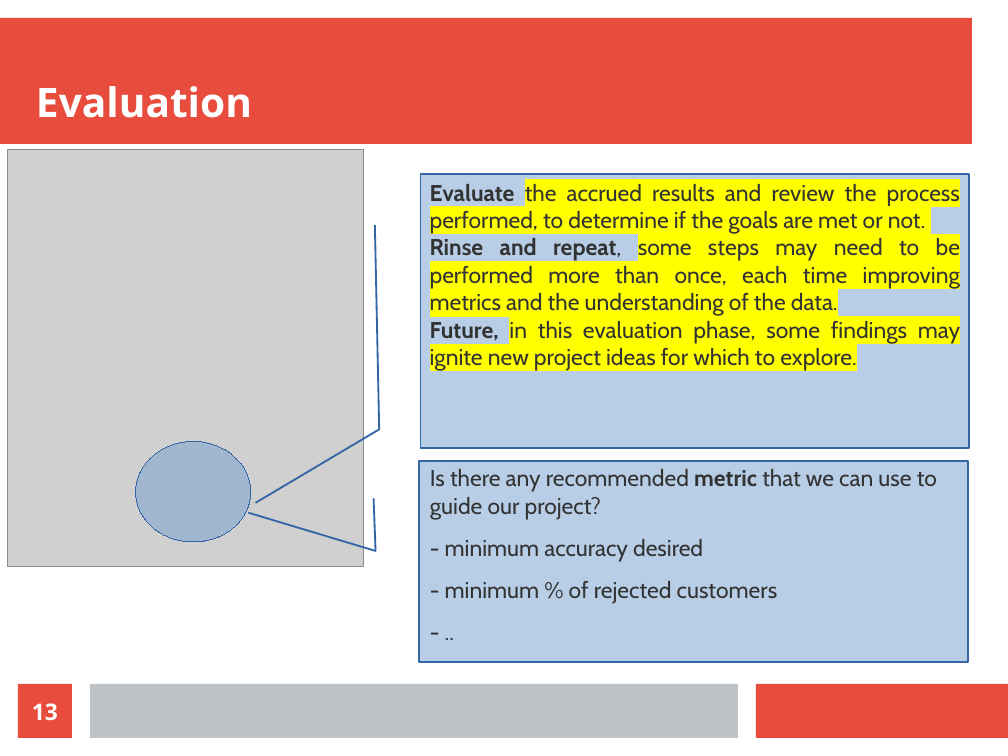
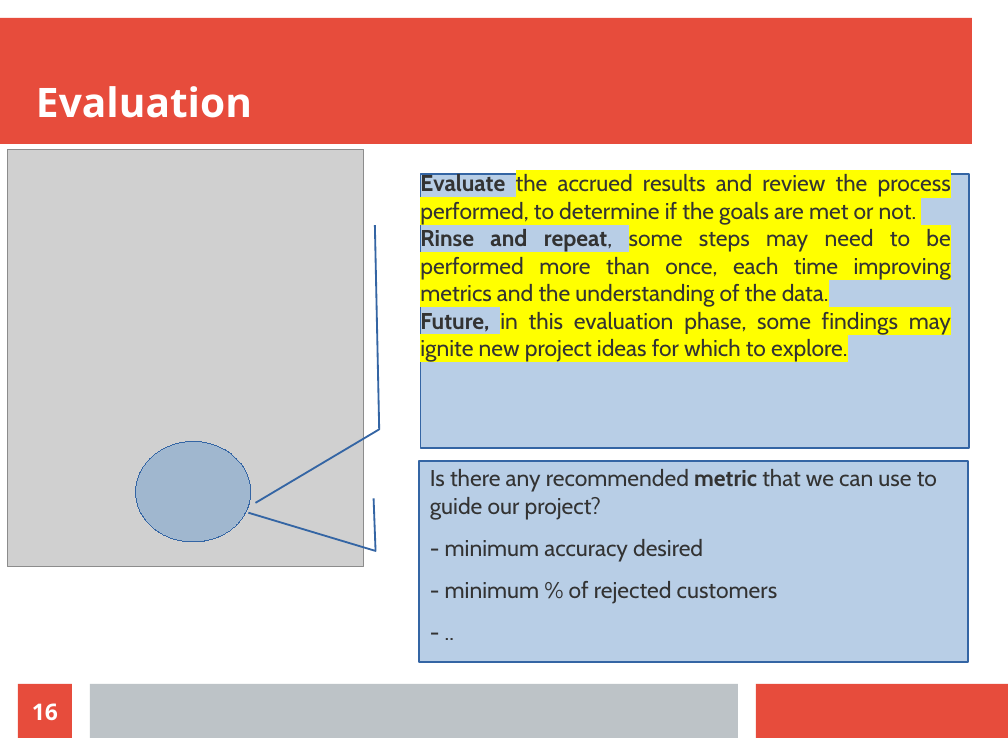
Before and after one commit to alefbenages/CrediOne, a slide deck: slide 16 of Presentation.odp (slide 13 before the commit). Drawn at 1008x756 pixels with LibreOffice and Linux fonts; fonts in the diff are those of the drawing; grey boxes stand for pictures. Boxes give left, top, right and bottom in pixels: in the first picture for what was removed or moved away, otherwise in the second. Text is boxed around its words. In the diff, an @@ line names an element or a change of style, - is before the commit and + after.

```diff
--- a/Presentation.odp
+++ b/Presentation.odp
@@ text "Evaluate the accrued results and ...": place and size @@
-text "Evaluate the accrued results and ..." at box(430, 184, 960, 372)
+text "Evaluate the accrued results and ..." at box(420, 172, 951, 362)
@@ page number at box(32, 703, 58, 720): text changed @@
-13
+16
```
Also in this commit, not shown: 4 other slides changed, 7 slides added, 4 slides removed, 19 other files.
